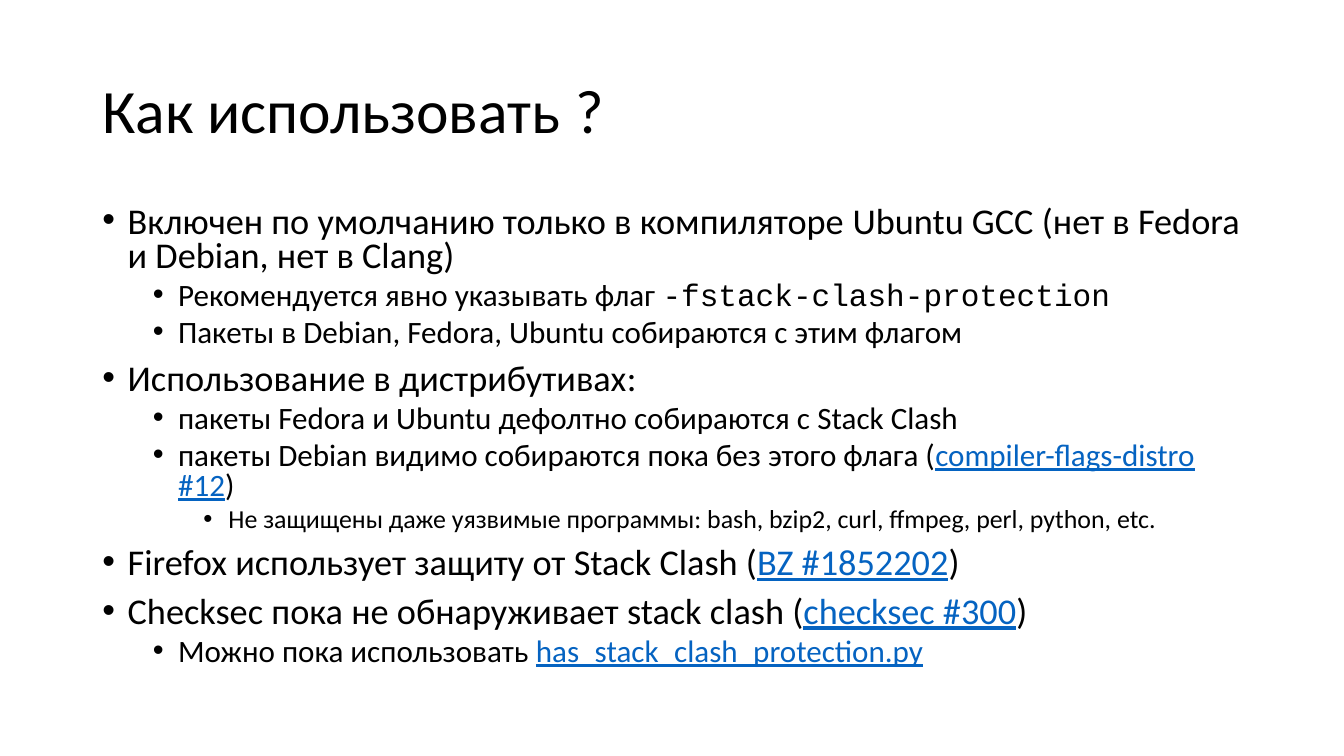
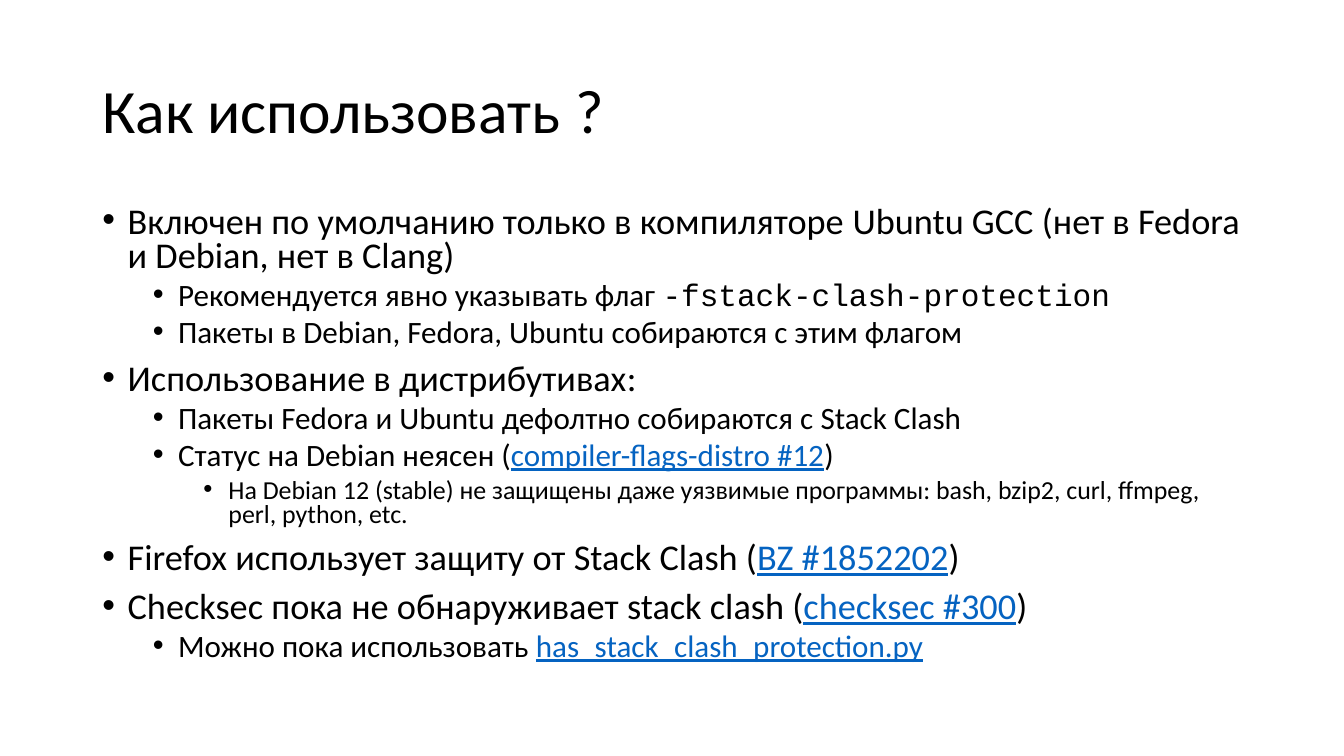
Before and after one commit to yugr/slides, a slide deck: slide 27 of CppZeroCost/2025/RU.pptx. Drawn at 1344x756 pixels with LibreOffice and Linux fonts; fonts in the diff are those of the drawing. Boxes give left, top, right and bottom in pixels: in the first picture for what was removed or moved away, otherwise in the second. Text is boxed around its words. In the diff, an @@ line names an element or a change of style, - is before the commit and + after.

```diff
--- a/CppZeroCost/2025/RU.pptx
+++ b/CppZeroCost/2025/RU.pptx
@@ text at (x1=178, y1=407, x2=1199, y2=528): text changed @@
-  • пакеты Fedora и Ubuntu дефолтно собираются с Stack Clash
-  • пакеты Debian видимо собираются пока без этого флага (compiler-flags-distro #12)
-    • Не защищены даже уязвимые программы: bash, bzip2, curl, ffmpeg, perl, python, etc.
+  • Пакеты Fedora и Ubuntu дефолтно собираются с Stack Clash
+  • Статус на Debian неясен (compiler-flags-distro #12)
+    • На Debian 12 (stable) не защищены даже уязвимые программы: bash, bzip2, curl, ffmpeg, perl, python, etc.
```
Also in this commit, not shown: 2 other files.
